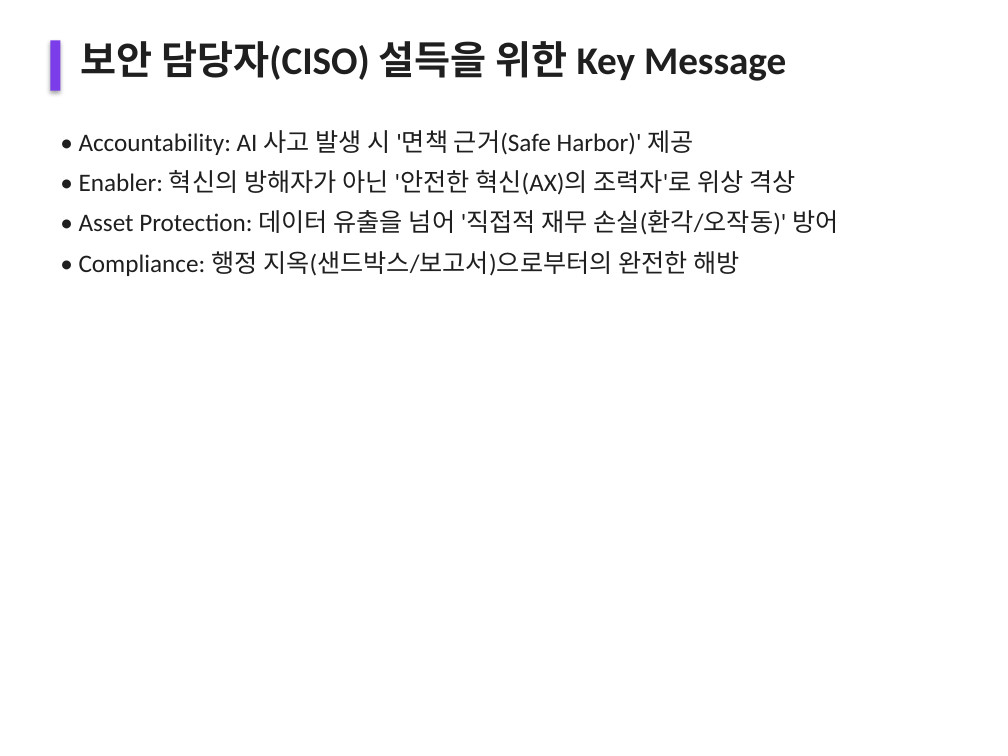
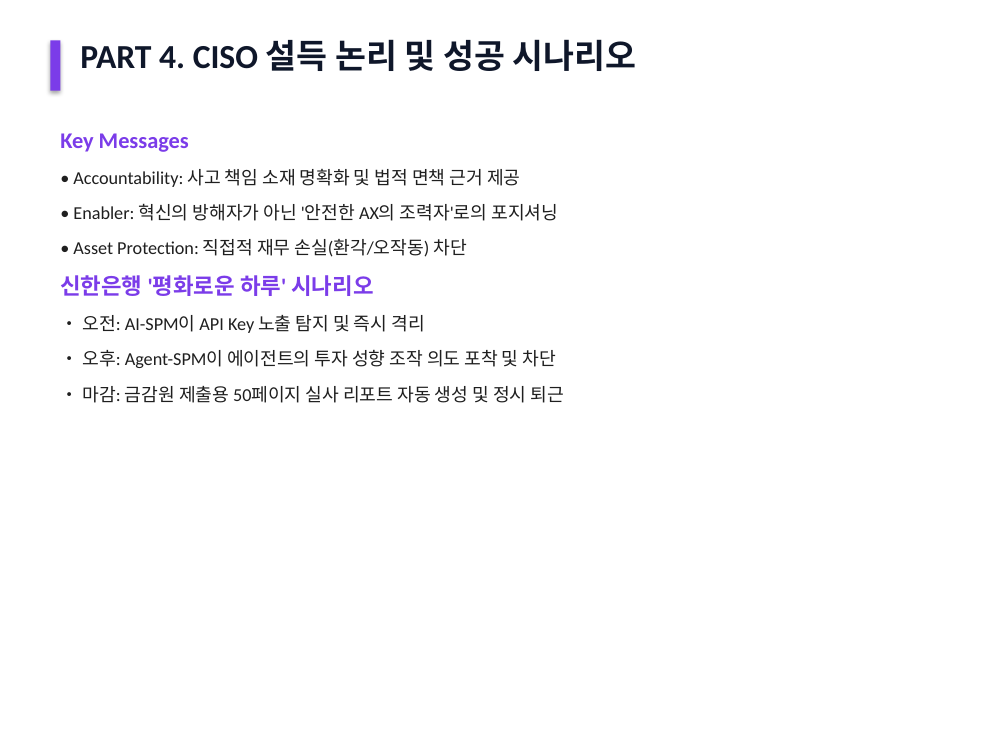
Before and after one commit to flyngcoq/ai_project, a slide deck: slide 11 of 40_Projects/Work/Safe_AI/Next_Gen_AI_Security_Strategy.pptx (slide 9 before the commit). Drawn at 1008x756 pixels with LibreOffice and Linux fonts; fonts in the diff are those of the drawing. Boxes give left, top, right and bottom in pixels: in the first picture for what was removed or moved away, otherwise in the second. Text is boxed around its words. In the diff, an @@ line names an element or a change of style, - is before the commit and + after.

```diff
--- a/40_Projects/Work/Safe_AI/Next_Gen_AI_Security_Strategy.pptx
+++ b/40_Projects/Work/Safe_AI/Next_Gen_AI_Security_Strategy.pptx
@@ text at box(80, 39, 637, 71): text changed; size 28 to 24 pt; text colour #1F1F1F to #0F172A @@
-보안 담당자(CISO) 설득을 위한 Key Message
+PART 4. CISO 설득 논리 및 성공 시나리오
@@ text at box(60, 133, 189, 152): text changed; size 18 to 16 pt; text colour #1F1F1F to #7B3CE9; bold on @@
-• Accountability: AI 사고 발생 시 '면책 근거(Safe Harbor)' 제공
+Key Messages
@@ text at box(73, 169, 520, 187): text changed; size 18 to 13 pt @@
-• Enabler: 혁신의 방해자가 아닌 '안전한 혁신(AX)의 조력자'로 위상 격상
+• Accountability: 사고 책임 소재 명확화 및 법적 면책 근거 제공
@@ text added at box(73, 203, 558, 221), 13 pt, text #1F1F1F @@
+• Enabler: 혁신의 방해자가 아닌 '안전한 AX의 조력자'로의 포지셔닝
@@ text at box(73, 239, 467, 257): text changed; size 18 to 13 pt @@
-• Asset Protection: 데이터 유출을 넘어 '직접적 재무 손실(환각/오작동)' 방어
+• Asset Protection: 직접적 재무 손실(환각/오작동) 차단
@@ text removed at box(79, 251, 740, 276) @@
-• Compliance: 행정 지옥(샌드박스/보고서)으로부터의 완전한 해방
@@ text added at box(60, 275, 373, 296), 16 pt, text #7B3CE9, bold @@
+신한은행 '평화로운 하루' 시나리오
@@ text added at box(82, 315, 424, 333), 13 pt, text #1F1F1F @@
+• 오전: AI-SPM이 API Key 노출 탐지 및 즉시 격리
@@ text added at box(82, 350, 556, 368), 13 pt, text #1F1F1F @@
+• 오후: Agent-SPM이 에이전트의 투자 성향 조작 의도 포착 및 차단
@@ text added at box(82, 386, 564, 403), 13 pt, text #1F1F1F @@
+• 마감: 금감원 제출용 50페이지 실사 리포트 자동 생성 및 정시 퇴근
```
Also in this commit, not shown: 3 other slides changed, 8 slides added, 9 slides removed, 1 other file.
